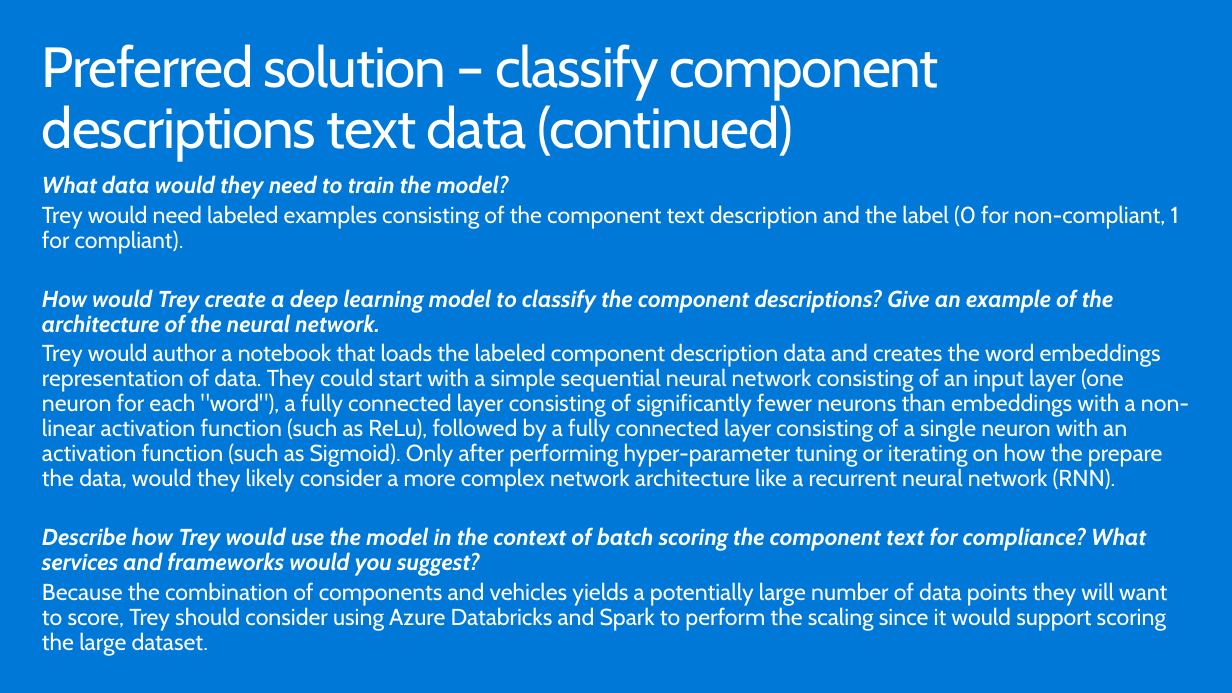
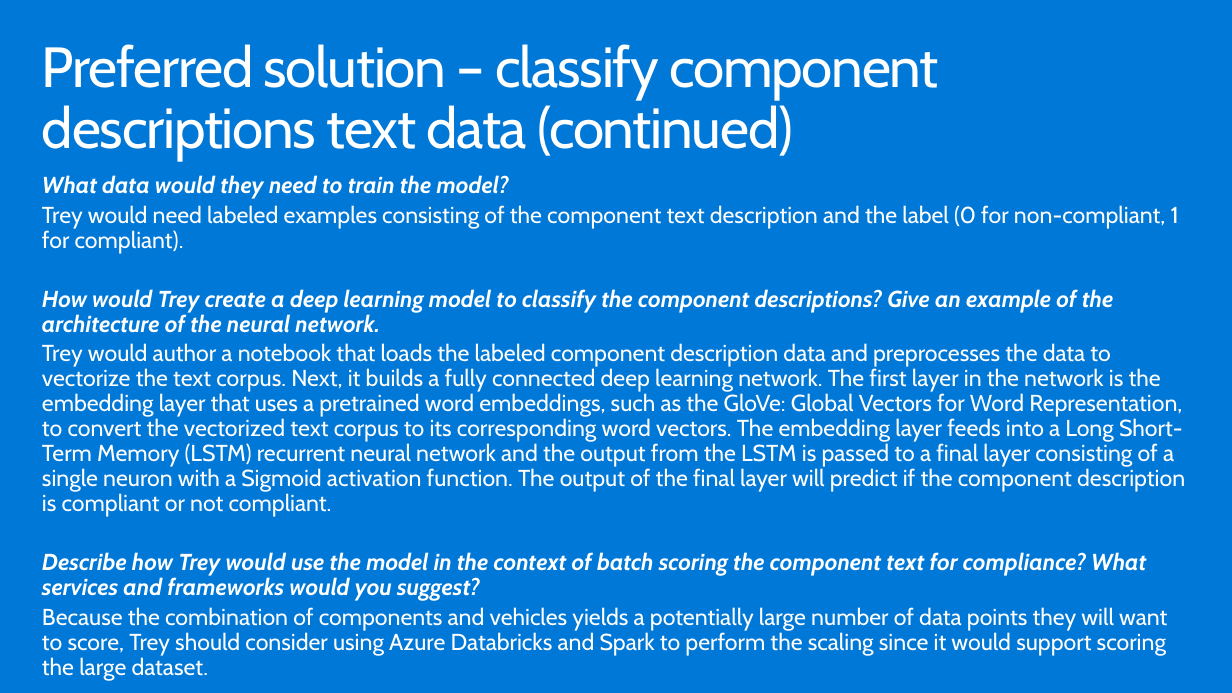
Before and after one commit to ocplatest/MCW-Machine-Learning, a slide deck: slide 18 of Whiteboard design session/WDS trainer presentation - Machine Learning.pptx. Drawn at 1232x693 pixels with LibreOffice and Linux fonts; fonts in the diff are those of the drawing. Boxes give left, top, right and bottom in pixels: in the first picture for what was removed or moved away, otherwise in the second. Text is boxed around its words. In the diff, an @@ line names an element or a change of style, - is before the commit and + after.

```diff
--- a/Whiteboard design session/WDS trainer presentation - Machine Learning.pptx
+++ b/Whiteboard design session/WDS trainer presentation - Machine Learning.pptx
@@ text at box(42, 343, 1185, 517): text changed @@
-Trey would author a notebook that loads the labeled component description data and creates the word embeddings representation of data. They could start with a simple sequential neural network consisting of an input layer (one neuron for each "word"), a fully connected layer consisting of significantly fewer neurons than embeddings with a non-linear activation function (such as ReLu), followed by a fully connected layer consisting of a single neuron with an activation function (such as Sigmoid). Only after performing hyper-parameter tuning or iterating on how the prepare the data, would they likely consider a more complex network architecture like a recurrent neural network (RNN).
+Trey would author a notebook that loads the labeled component description data and preprocesses the data to vectorize the text corpus. Next, it builds a fully connected deep learning network. The first layer in the network is the embedding layer that uses a pretrained word embeddings, such as the GloVe: Global Vectors for Word Representation, to convert the vectorized text corpus to its corresponding word vectors. The embedding layer feeds into a Long Short-Term Memory (LSTM) recurrent neural network and the output from the LSTM is passed to a final layer consisting of a single neuron with a Sigmoid activation function. The output of the final layer will predict if the component description is compliant or not compliant.
```
Also in this commit, not shown: 7 other slides changed, 30 other files.
